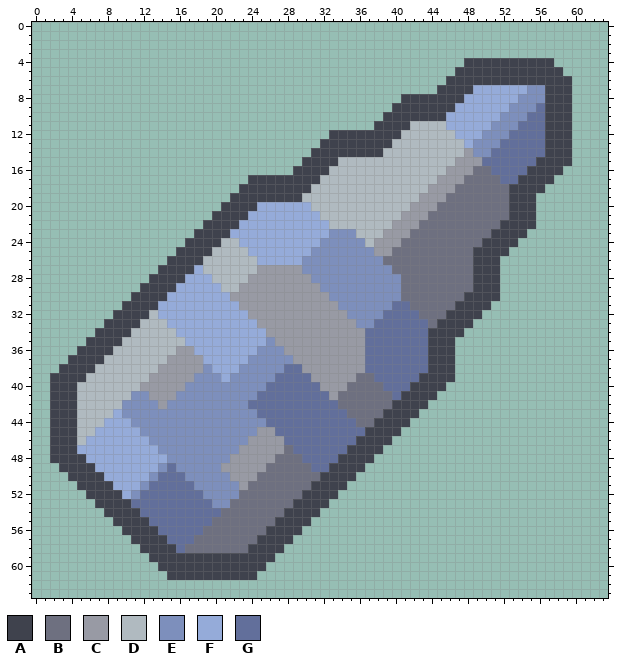
Pixel-art sprite -- assets/sprites/icons/icon-bullet-heavy-graphite.png. This is how it looked before the edit.
The file is 64x64 pixels.
Palette (. is transparent): A #3f424d  B #6e7080  C #989aa4  D #b0bac0  E #7d8fbc  F #95abd9  G #626f9b
Pixels before, first column x 2:
 4 ..............................................AAAAAAAAAA..
 5 .............................................AAAAAAAAAAAA.
 6 ............................................AAAAAAAAAAAAAA
 7 ...........................................AAAAFFFFFFEEAAA
 8 .......................................AAAAAAAFFFFFFEEEAAA
 9 ......................................AAAAAAAFFFFFFEEEGAAA
10 .....................................AAAAAAAFFFFFFEEEGGAAA
11 ....................................AAAADDDDFFFFFEEEGGGAAA
12 ...............................AAAAAAAADDDDDDFFFEEEGGGGAAA
13 ..............................AAAAAAAADDDDDDDDFEEEGGGGGAAA
14 .............................AAAAAAAADDDDDDDDDCEEGGGGGGAAA
15 ............................AAAADDDDDDDDDDDDDCCCGGGGGGAAAA
16 ...........................AAAADDDDDDDDDDDDDCCCBBGGGGAAAA.
17 ......................AAAAAAAADDDDDDDDDDDDDCCCBBBBGGAAAA..
18 .....................AAAAAAAADDDDDDDDDDDDDCCCBBBBBBAAAA...
19 ....................AAAAAAAADDDDDDDDDDDDDCCCBBBBBBBAAA....
20 ...................AAAAFFFFFFDDDDDDDDDDDCCCBBBBBBBBAAA....
21 ..................AAAAFFFFFFFFDDDDDDDDDCCCBBBBBBBBBAAA....
22 .................AAAAFFFFFFFFFFDDDDDDDCCCBBBBBBBBBAAAA....
23 ................AAAAFFFFFFFFFFFEEEDDDCCCBBBBBBBBBAAAA.....
24 ...............AAAADDFFFFFFFFFEEEEEDCCCBBBBBBBBBAAAA......
25 ..............AAAADDDDFFFFFFFEEEEEEECCBBBBBBBBBAAAA.......
26 .............AAAADDDDDDFFFFFEEEEEEEEEBBBBBBBBBBAAA........
27 ............AAAAFDDDDDDCCCCCEEEEEEEEEEBBBBBBBBBAAA........
28 ...........AAAAFFFDDDDCCCCCCCEEEEEEEEEEBBBBBBBBAAA........
29 ..........AAAAFFFFFDDCCCCCCCCCEEEEEEEEEBBBBBBBBAAA........
30 .........AAAAFFFFFFFCCCCCCCCCCCEEEEEEEEBBBBBBBAAAA........
31 ........AAAAFFFFFFFFFCCCCCCCCCCCEEEEEEGGBBBBBAAAA.........
32 .......AAAADFFFFFFFFFFCCCCCCCCCCCEEEEGGGGBBBAAAA..........
33 ......AAAADDDFFFFFFFFFFCCCCCCCCCCCEEGGGGGGBAAAA...........
34 .....AAAADDDDDFFFFFFFFFFCCCCCCCCCCCGGGGGGGAAAA............
35 ....AAAADDDDDDDFFFFFFFFFECCCCCCCCCCGGGGGGGAAA.............
36 ...AAAADDDDDDDCCFFFFFFFEEECCCCCCCCCGGGGGGGAAA.............
37 ..AAAADDDDDDDCCCCFFFFFEEEEECCCCCCCCGGGGGGGAAA.............
38 .AAAADDDDDDDCCCCCEFFFEEEEEGGCCCCCCCGGGGGGGAAA.............
39 AAAADDDDDDDCCCCCEEEFEEEEEGGGGCCCCCBBGGGGGAAAA.............
40 AAADDDDDDDCCCCCEEEEEEEEEGGGGGGCCCBBBBGGGAAAA..............
41 AAADDDDDDEECCCEEEEEEEEEGGGGGGGGCBBBBBBGAAAA...............
42 AAADDDDDEEEECEEEEEEEEEGGGGGGGGGGBBBBBBAAAA................
43 AAADDDDFEEEEEEEEEEEEEEEGGGGGGGGGGBBBBAAAA.................
44 AAADDDFFFEEEEEEEEEEEEEEEGGGGGGGGGGBBAAAA..................
45 AAADDFFFFFEEEEEEEEEEEEECCGGGGGGGGGGAAAA...................
46 AAADFFFFFFFEEEEEEEEEEECCCCGGGGGGGGAAAA....................
47 AAAFFFFFFFFFEEEEEEEEECCCCCBGGGGGGAAAA.....................
48 AAAAFFFFFFFFFEEEEEEECCCCCBBBGGGGAAAA......................
49 .AAAAFFFFFFFEGEEEEECCCCCBBBBBGGAAAA.......................
50 ..AAAAFFFFFEGGGEEEEECCCBBBBBBBAAAA........................
51 ...AAAAFFFEGGGGGEEEEECBBBBBBBAAAA.........................
52 ....AAAAFEGGGGGGGEEEEBBBBBBBAAAA..........................
53 .....AAAAGGGGGGGGGEEBBBBBBBAAAA...........................
54 ......AAAAGGGGGGGGGBBBBBBBAAAA............................
55 .......AAAAGGGGGGGBBBBBBBAAAA.............................
56 ........AAAAGGGGGBBBBBBBAAAA..............................
57 .........AAAAGGGBBBBBBBAAAA...............................
58 ..........AAAAGBBBBBBBAAAA................................
59 ...........AAAAAAAAAAAAAA.................................
60 ............AAAAAAAAAAAA..................................
61 .............AAAAAAAAAA...................................
The same view after the edit:
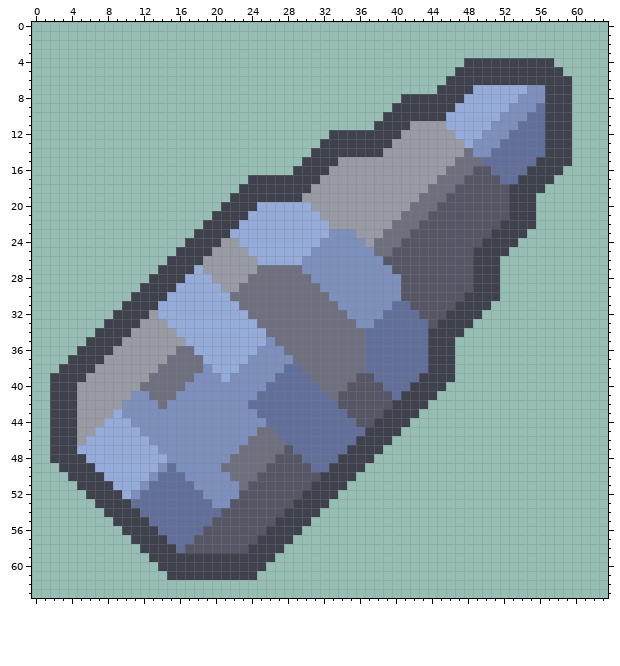
Changes in this commit:
colour B: #6e7080 -> #565666
colour C: #989aa4 -> #6e7080
colour D: #b0bac0 -> #989aa4
Changed places in both pictures, as pixel boxes (x1, y1, x2, y2):
changed: (77, 121, 509, 553)
